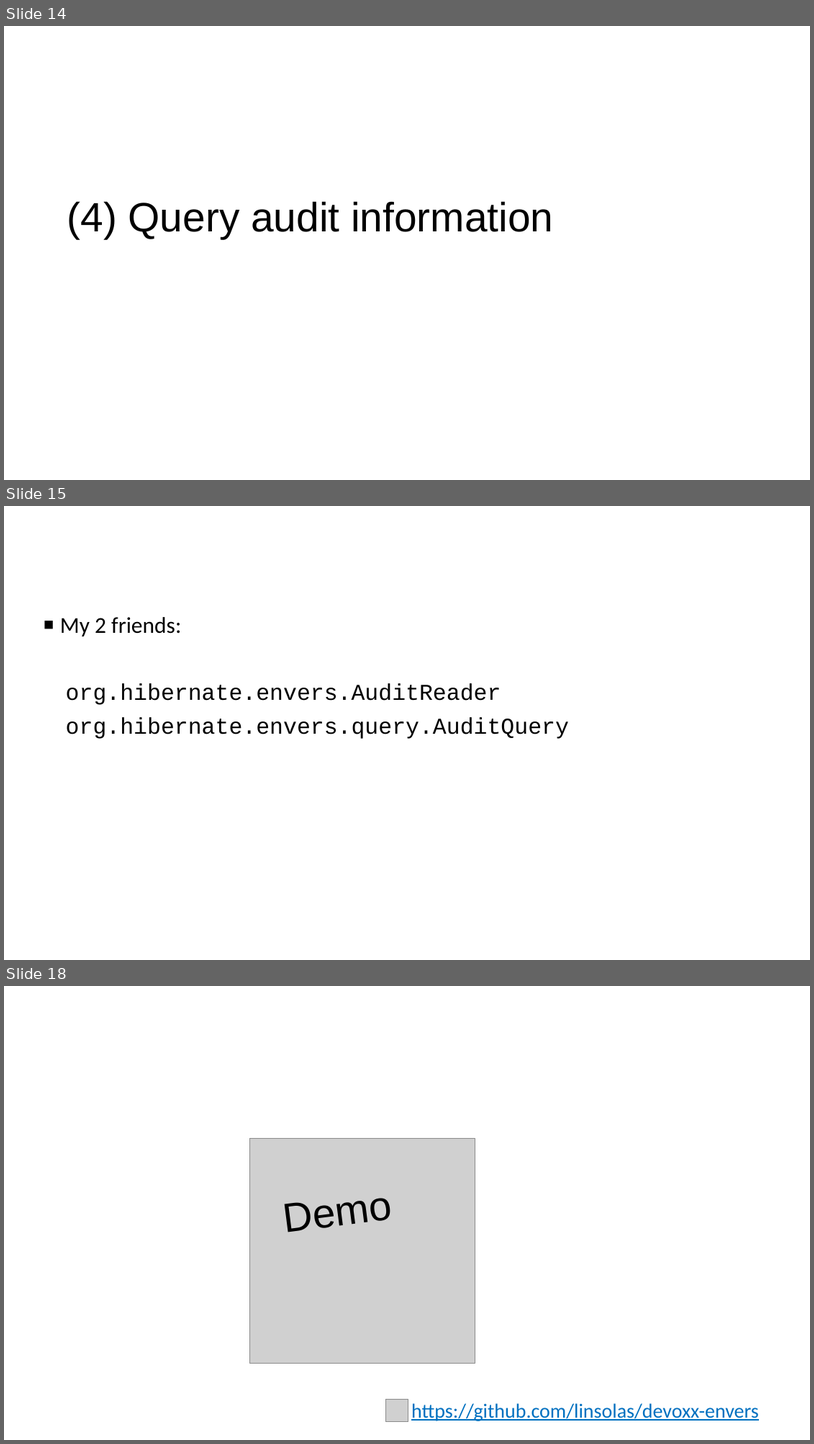
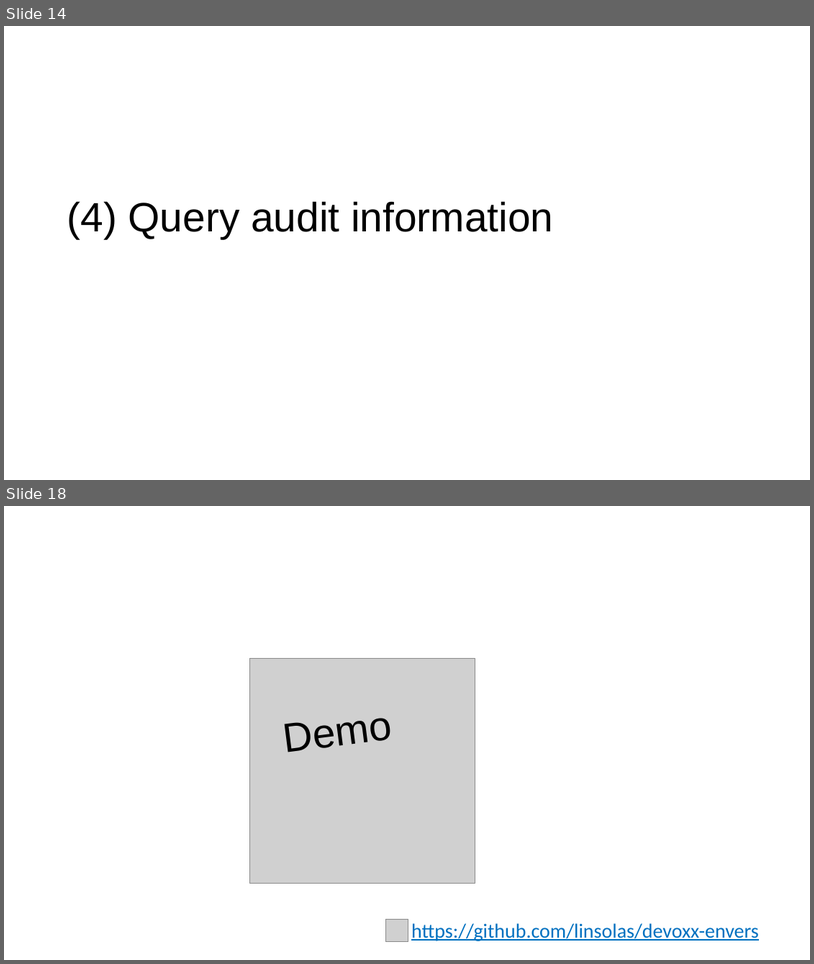
Before and after one commit to linsolas/devoxx-envers, a slide deck: Devoxx 2012 - Hibernate Envers.pptx. Shown one above the other, each under a label of ours: slides 14, 15 and 18 before the commit, slides 14 and 18 after it; the slides between them are not shown. The pictures are 814x1444 and 814x964 pixels, drawn with LibreOffice and Linux fonts; fonts in the diff are those of the drawing; grey boxes stand for pictures; background and template pictures are left out. Boxes give left, top, right and bottom in pixels: in the first picture for what was removed or moved away, otherwise in the second. Text is boxed around its words. In the diff, an @@ line names an element or a change of style, - is before the commit and + after.

```diff
--- a/Devoxx 2012 - Hibernate Envers.pptx
+++ b/Devoxx 2012 - Hibernate Envers.pptx
@@ slide 15 removed at <box>4,506,810,960</box>, background #FFFFFF; not listed: 1 template element that a slide beside it also shows @@
@@ text removed at <box>60,617,569,739</box> @@
-▪ My 2 friends:
-  org.hibernate.envers.AuditReader
-  org.hibernate.envers.query.AuditQuery
```
Also in this commit, not shown: 6 slides changed, 1 slide added.
